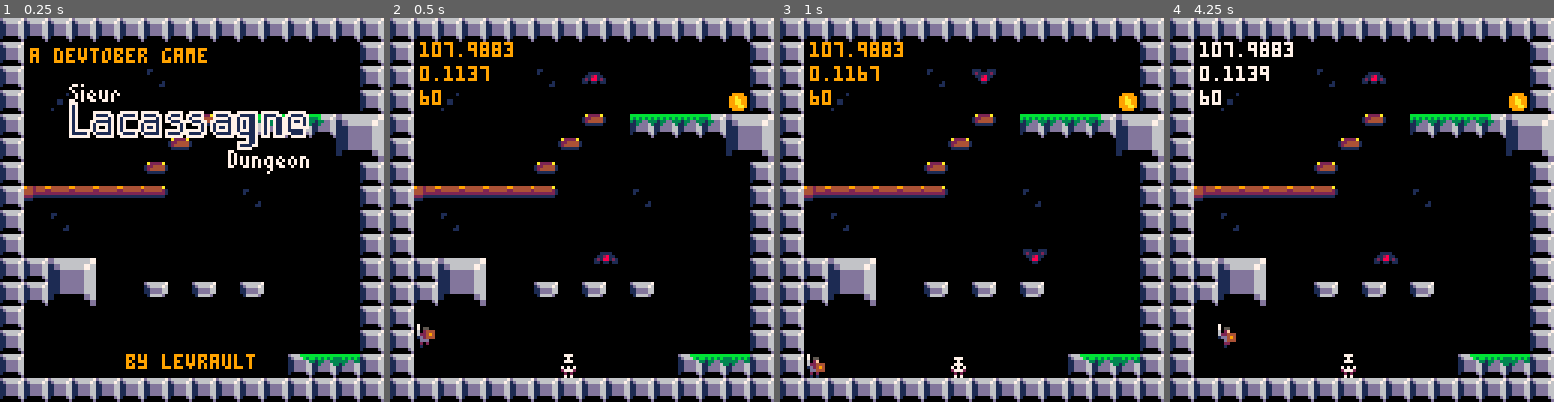
Above: before the commit, frames 1-4 (left to right).
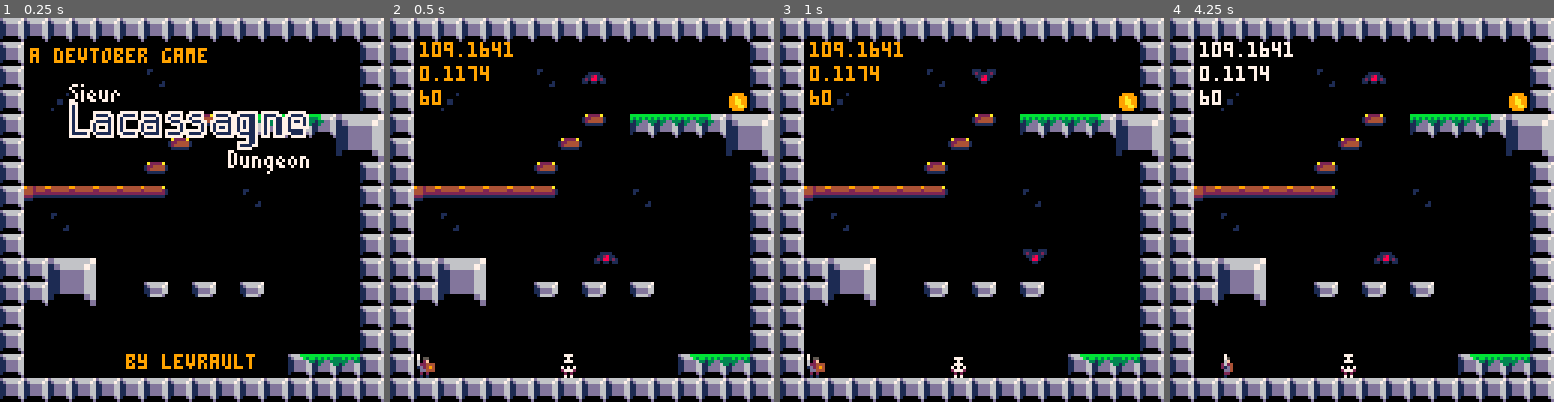
Above: after the commit, the same moments.

Repository: Levrault/pico8-sieur-lacassagne-dungeon
Game: PICO-8 cartridge sieur-lacassagne-dungeon.p8
Two runs of this game, one before a commit and one after it. Both use one fixed random seed, a clock stepped at 60 frames per second and the inputs below.
Inputs:
- Up to frame 1 (0.25 s): no input
- Up to frame 2 (0.5 s): tap X (X key) at 0.33 s
- Up to frame 3 (1 s): tap O (Z key) at 0.7 s
- Up to frame 4 (4.25 s): tap X (X key) at 1.07, 1.85, 2.97, 4.08 s; hold Right 1.6-2.1 s; tap O (Z key) every 0.4 s from 1.7 to 4.1 s; hold Right 2.47-3.03 s; hold Left 3.08-3.58 s; hold Right from 4.02 s (still down)

Frame 1 is identical in both runs. In frame 2, 0.5% of the frame differs, in the area x 7-33%, y 6-94%; in frame 3, 0.2%; in frame 4, 0.5%.

Commit message:
feat(menu): stop player from jumping when interactive with menu

Diff:
--- a/sieur-lacassagne-dungeon.p8
+++ b/sieur-lacassagne-dungeon.p8
@@ -40,7 +40,8 @@
 --Manage level
 function make_game_manager()
 	local gm={}
-	local timer=make_timer(60)
+	local death_screen_timer=make_timer(60)
+	local spawn_timer=make_timer(20)
 	gm.txt_blink_i=0
 	gm.txt_blink=false
 	gm.player={}
@@ -69,6 +70,8 @@
 	gm.set_level=function(self,level)
 		self.state=0
 		self.c_level=level
+		spawn_timer:reset()
+		spawn_timer:start()
 		enemies={}
 		self.kills={}
 		del(self,self.player)
@@ -223,11 +226,15 @@
 				sfx(snd.death)
 				self.state=1
 			end
+
+			if self.player.is_spawning and spawn_timer.finished then
+				self.player.is_spawning=false
+			end
 		elseif self.state==1 then
 			self.state=2
-			timer:reset()
-			timer:start()
-		elseif self.state==2 and timer.finished then
+			death_screen_timer:reset()
+			death_screen_timer:start()
+		elseif self.state==2 and death_screen_timer.finished then
 			self.state=3
 		elseif self.state==5 then
 			self:set_level(self.c_level)
@@ -261,7 +268,8 @@
 		self:state_update()
 
 		--timer
-		timer:update()
+		death_screen_timer:update()
+		spawn_timer:update()
 
 		if (self.state==6) then
 			return
@@ -516,6 +524,7 @@
 	p.is_blocking=false
 	p.is_jumping=false
 	p.slash_active=false
+	p.is_spawning=true
 	p.max_dx=0.85 --x direction speed
 
 
@@ -533,6 +542,9 @@
 	--btn(5), should manage jump input
 	p.jump_button={
 		update=function(self)
+			if (self.is_spawning) return
+			printh("jump")
+
 			self.is_pressed=false
 
 			if btn(5) then
@@ -567,6 +579,8 @@
 			self.grounded=false
 			self.airtime+=1
 		end
+
+		if (self.is_spawning) return
 
 		if self.jump_button.is_down then
 
